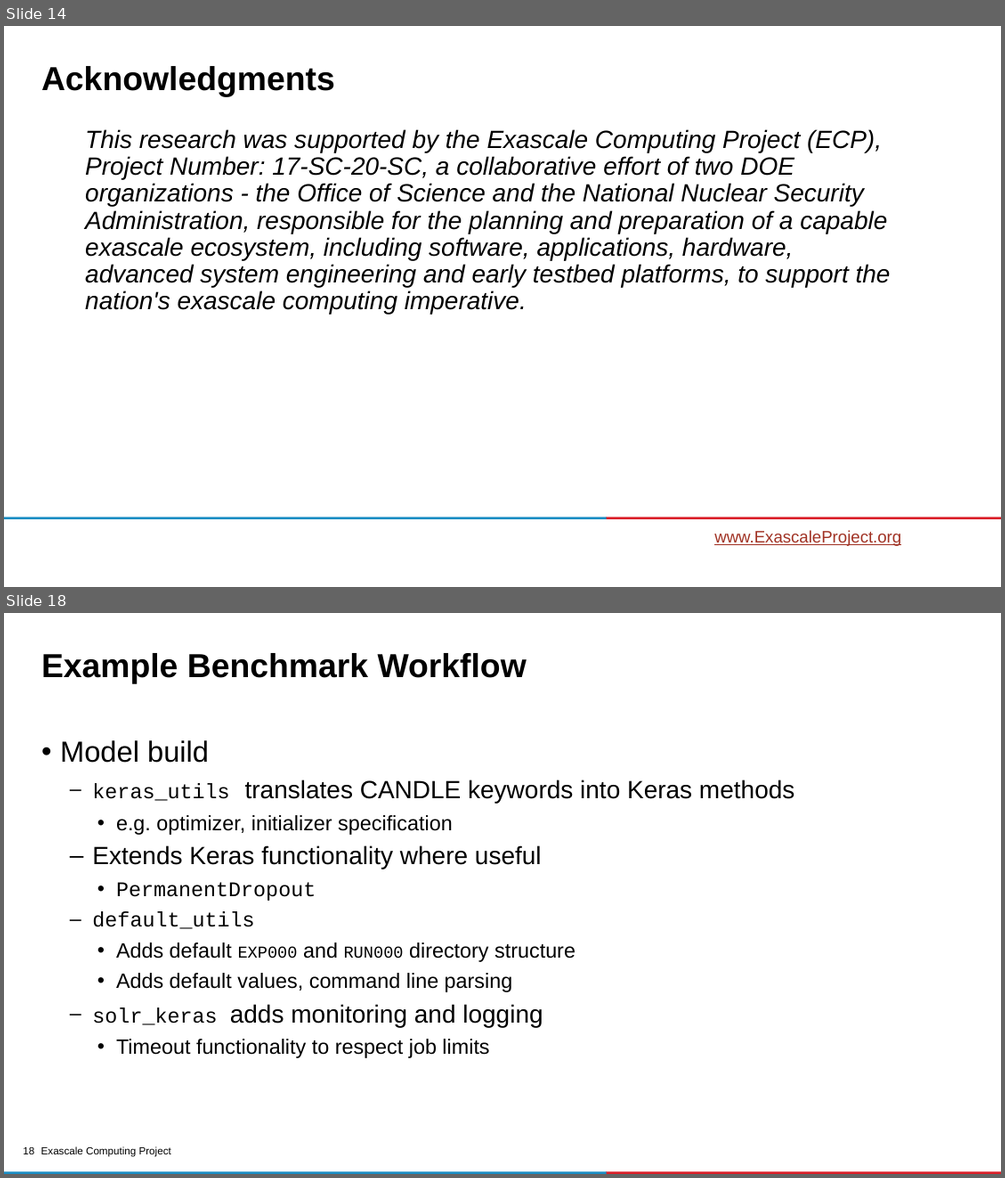
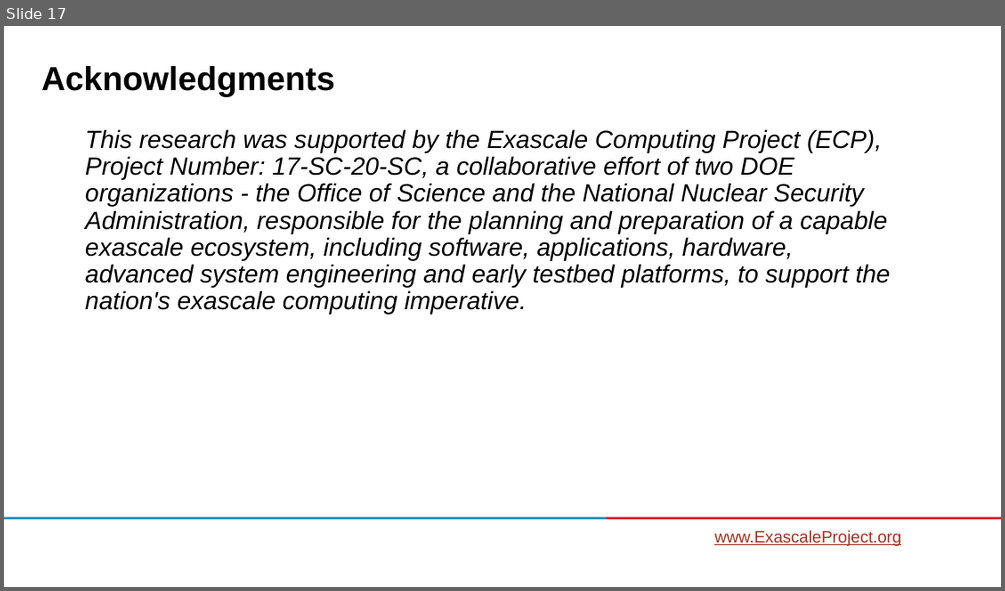
Before and after one commit to ECP-CANDLE/Tutorials, a slide deck: 2020/ECP/slides/03-library.pptx. Shown one above the other, each under a label of ours: slides 14 and 18 before the commit, slide 17 after it; the slides between them are not shown. The pictures are 1005x1178 and 1005x591 pixels, drawn with LibreOffice and Linux fonts; fonts in the diff are those of the drawing; background and template pictures are left out. Boxes give left, top, right and bottom in pixels: in the first picture for what was removed or moved away, otherwise in the second. Text is boxed around its words. In the diff, an @@ line names an element or a change of style, - is before the commit and + after.

```diff
--- a/2020/ECP/slides/03-library.pptx
+++ b/2020/ECP/slides/03-library.pptx
@@ slide 18 removed at [4,613,1001,1174], background #FFFFFF @@
@@ title removed at [41,653,526,684] @@
-Example Benchmark Workflow
@@ text removed at [60,740,794,1058] @@
-• Model build
-  – keras_utils translates CANDLE keywords into Keras methods
-    • e.g. optimizer, initializer specification
-  – Extends Keras functionality where useful
-    • PermanentDropout
-  – default_utils
-    • Adds default EXP000 and RUN000 directory structure
-    • Adds default values, command line parsing
-  – solr_keras adds monitoring and logging
-    • Timeout functionality to respect job limits
@@ text removed at [41,1146,171,1157] @@
-Exascale Computing Project
@@ rectangle removed at [4,1172,606,1174] @@
@@ page number removed at [23,1147,34,1154] @@
-18
@@ rectangle removed at [606,1172,1001,1174] @@
@@ what was slide 14 is now slide 17 @@
```
Also in this commit, not shown: 3 slides added, 3 other slides removed.
